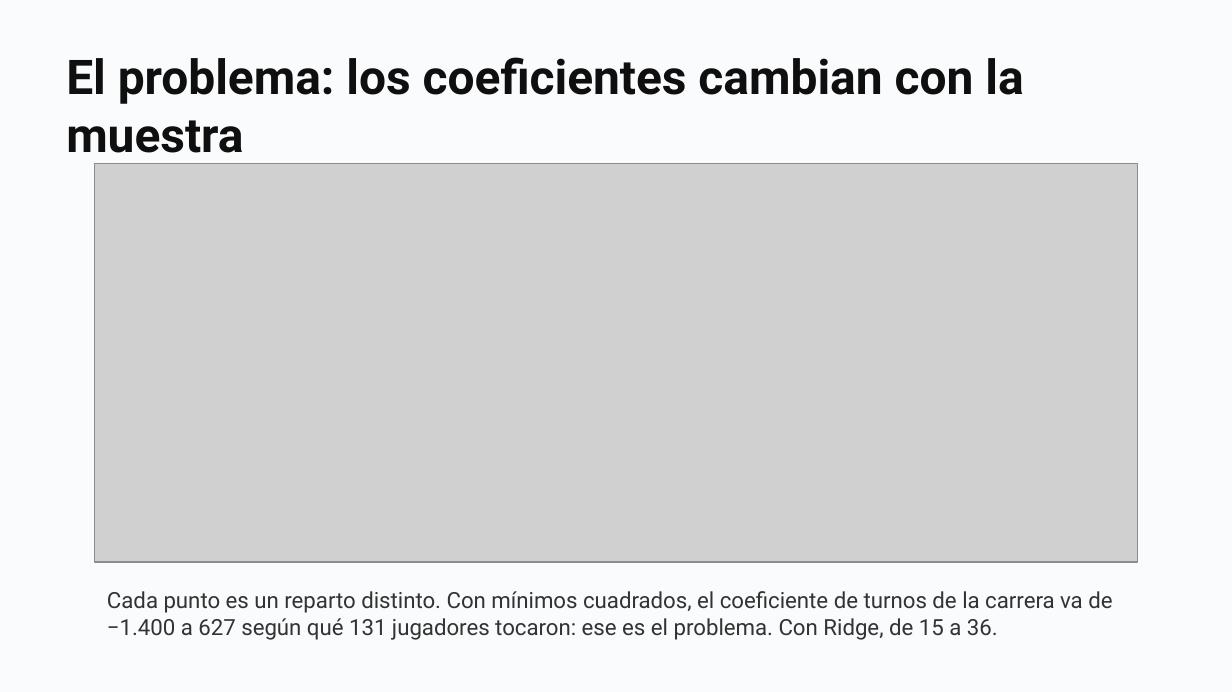
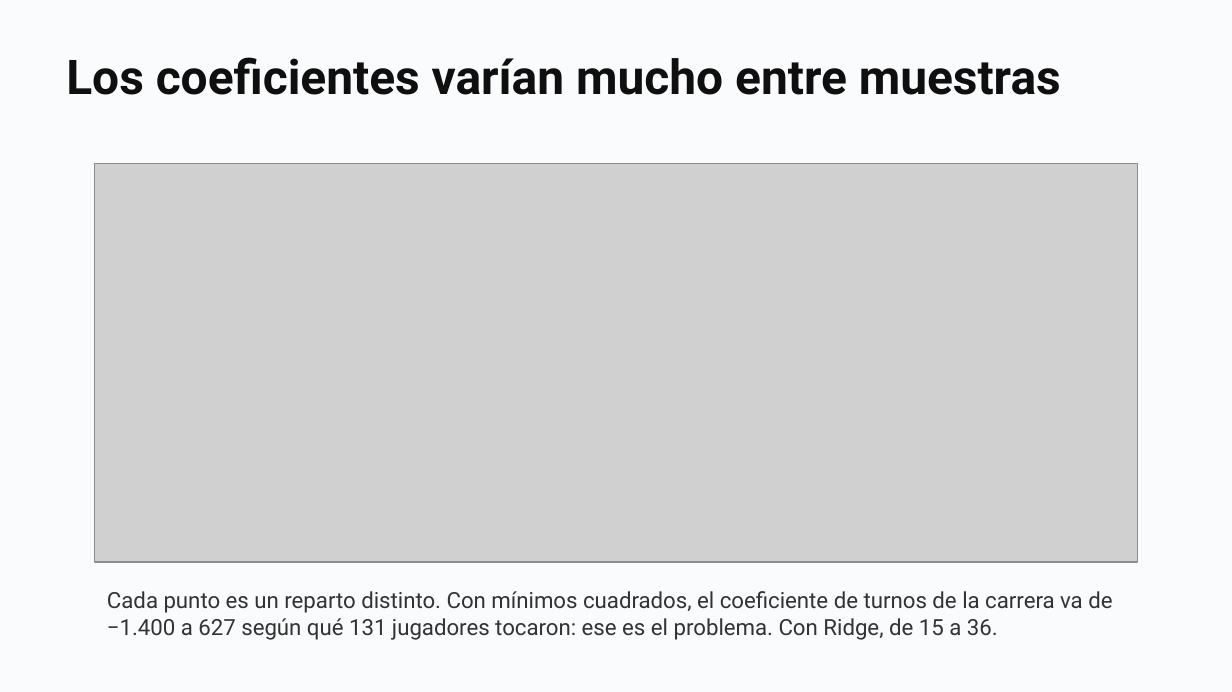
Before and after one commit to daniopitz/diplomado-cdd, a slide deck: slide 39 of presentaciones/clase07_evaluar_regularizar.pptx. Drawn at 1232x692 pixels with LibreOffice and Linux fonts; fonts in the diff are those of the drawing; grey boxes stand for pictures. Boxes give left, top, right and bottom in pixels: in the first picture for what was removed or moved away, otherwise in the second. Text is boxed around its words. In the diff, an @@ line names an element or a change of style, - is before the commit and + after.

```diff
--- a/presentaciones/clase07_evaluar_regularizar.pptx
+++ b/presentaciones/clase07_evaluar_regularizar.pptx
@@ text at (66, 57, 1061, 95): text changed @@
-El problema: los coeficientes cambian con la muestra
+Los coeficientes varían mucho entre muestras
```
Also in this commit, not shown: 1 other file.
